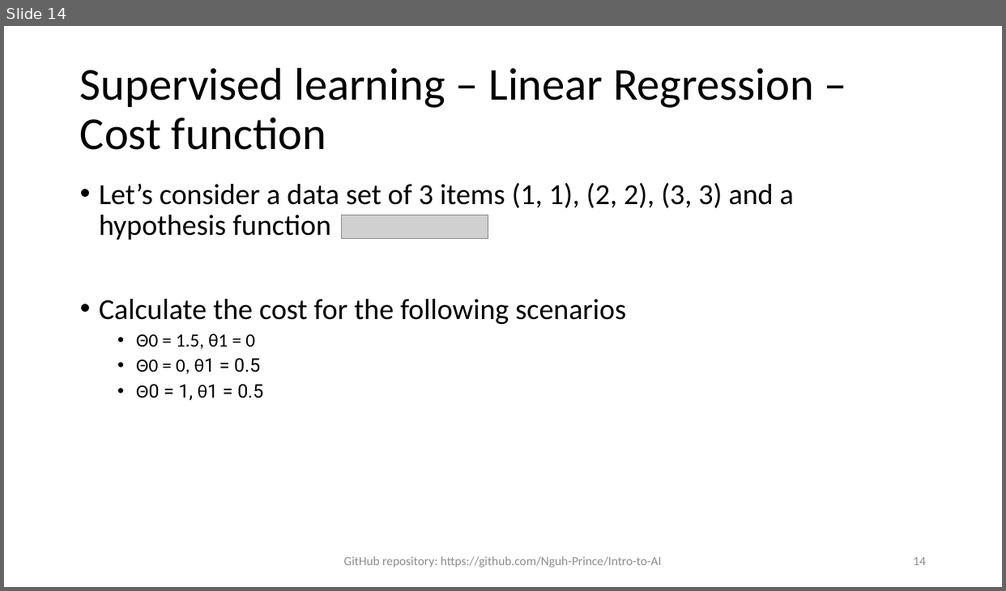
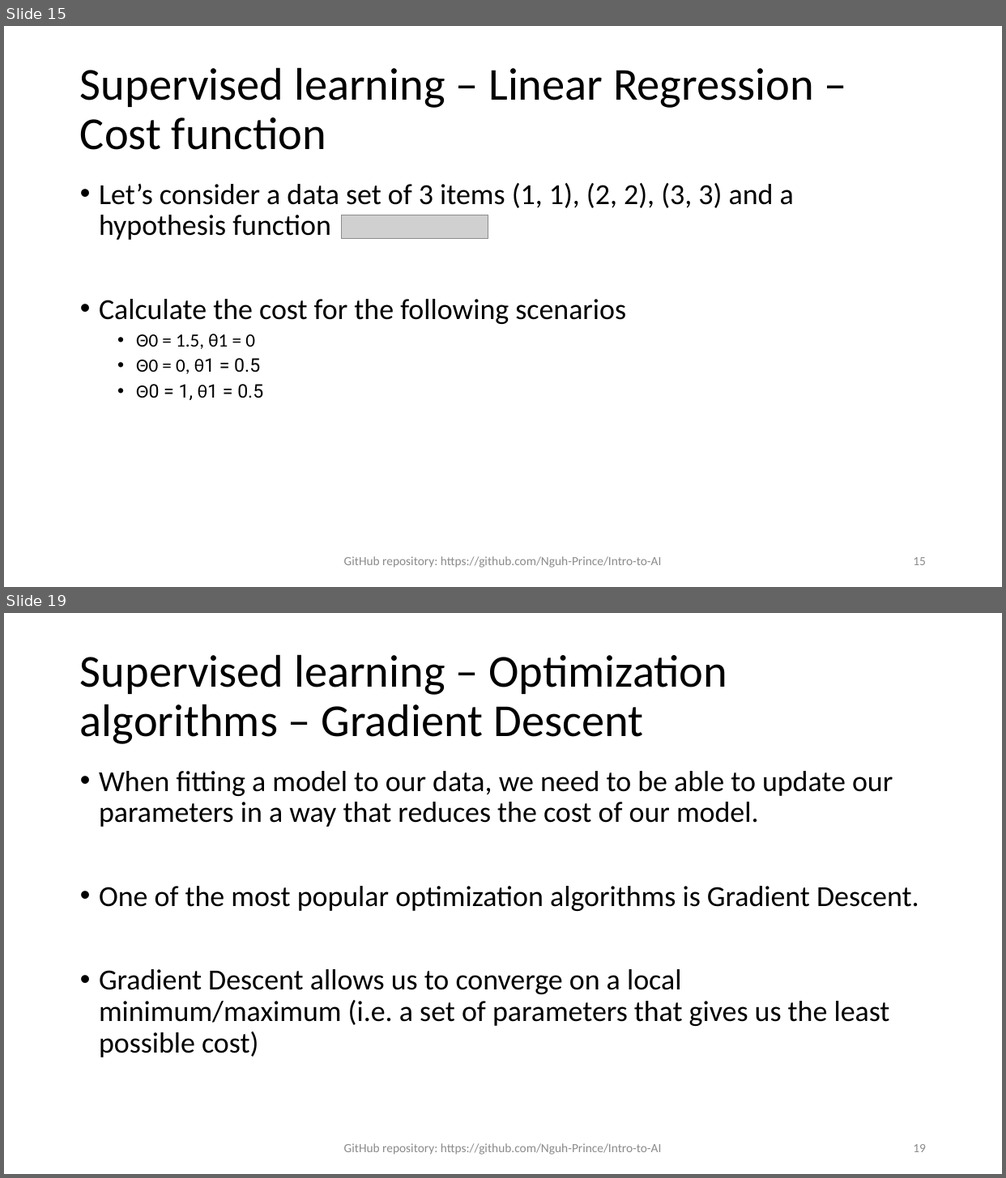
Before and after one commit to Nguh-Prince/Intro-to-AI, a slide deck: Chapter V - Learning/Chapter V Learning.pptx. Shown one above the other, each under a label of ours: slide 14 before the commit, slides 15 and 19 after it; the slides between them are not shown. The pictures are 1006x591 and 1006x1178 pixels, drawn with LibreOffice and Linux fonts; fonts in the diff are those of the drawing; grey boxes stand for pictures. Boxes give left, top, right and bottom in pixels: in the first picture for what was removed or moved away, otherwise in the second. Text is boxed around its words. In the diff, an @@ line names an element or a change of style, - is before the commit and + after.

Commit message:
Added logistic regression and gradient descent to Ch V

```diff
--- a/Chapter V - Learning/Chapter V Learning.pptx
+++ b/Chapter V - Learning/Chapter V Learning.pptx
@@ slide 19 added at (4, 613, 1002, 1174), background #FFFFFF @@
@@ title added at (80, 654, 727, 744), 44 pt, text #000000 @@
+Supervised learning – Optimization algorithms – Gradient Descent
@@ text added at (99, 771, 919, 1058), 28 pt, text #000000 @@
+• When fitting a model to our data, we need to be able to update our parameters in a way that reduces the cost of our model.
+• One of the most popular optimization algorithms is Gradient Descent.
+• Gradient Descent allows us to converge on a local minimum/maximum (i.e. a set of parameters that gives us the least possible cost)
@@ text added at (344, 1144, 662, 1155), 12 pt, text #8C8C8C @@
+GitHub repository: https://github.com/Nguh-Prince/Intro-to-AI
@@ page number added at (913, 1144, 926, 1152), 12 pt, text #8C8C8C @@
+19
@@ what was slide 14 is now slide 15 @@
@@ page number at (913, 557, 926, 565): text changed @@
-14
+15
```
Also in this commit, not shown: 1 slide changed, 7 other slides added, 1 other file.
